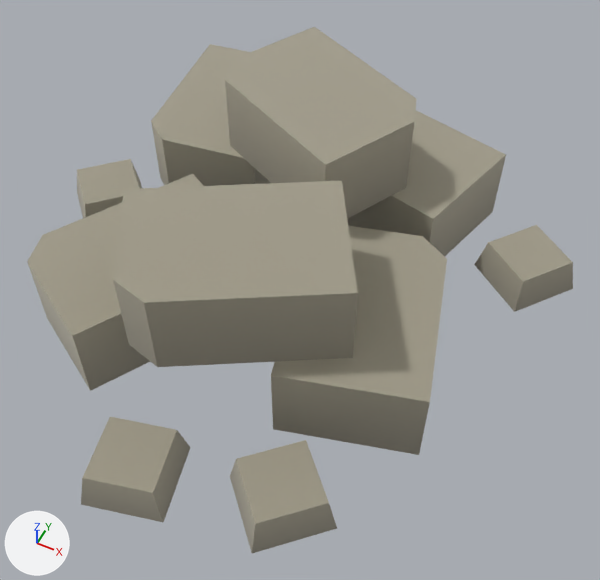
Before and after pictures for a commit that changed the glTF model public/assets/models/objects/ruin-debris.glb.
Both versions are drawn from a 50 mm camera at (0.425, -0.749, 1.05) aimed at (0.037, 0.028, 0.079). Every picture has the same lights, and +X, +Y and +Z are marked at lower left. The older version comes first. Where no turn or scale is listed for an object, it has been applied to the vertices. Vertices at exactly the same position are counted once.

In view in the first picture: 'debris'.
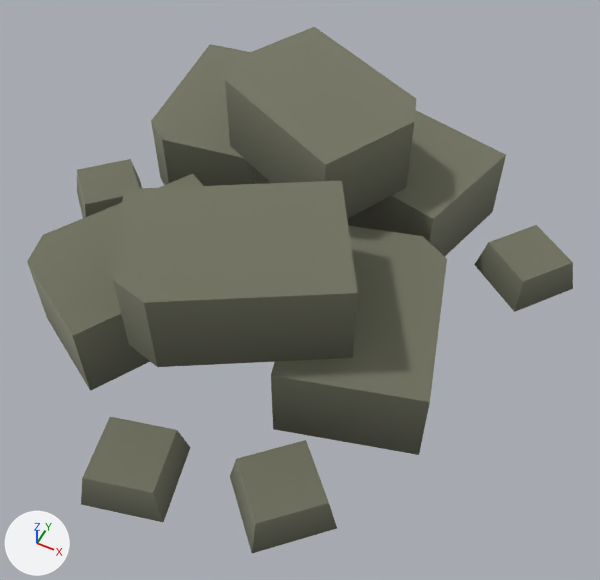
Pixel boxes (x1, y1, x2, y2) of what changed, in the pictures (600 x 580 px):
part 1 of me_debris, recoloured (light grey to grey)
    both: (27, 27, 573, 553)

Diff of the bpy script that builds the scene:
```diff
--- a/public/assets/models/objects/ruin-debris.glb.py
+++ b/public/assets/models/objects/ruin-debris.glb.py
@@ me_debris @@
 me_debris.from_pydata(...)  # 92 vertices, 144 faces; spans x -0.45..0.45, y -0.459..0.459, z -0.134..0.134
 # used by ob_debris; location = (-0.033, 0.062, 0.134)
+# me_debris part 1: 118 faces centred in x -0.417..0.421, y -0.443..0.45, z -0.114..0.134 are repainted in the vertex colours; the middle colour goes from light grey #cfcbbd to grey #a7a896
 me_debris.materials.append(mat_baked)
```
